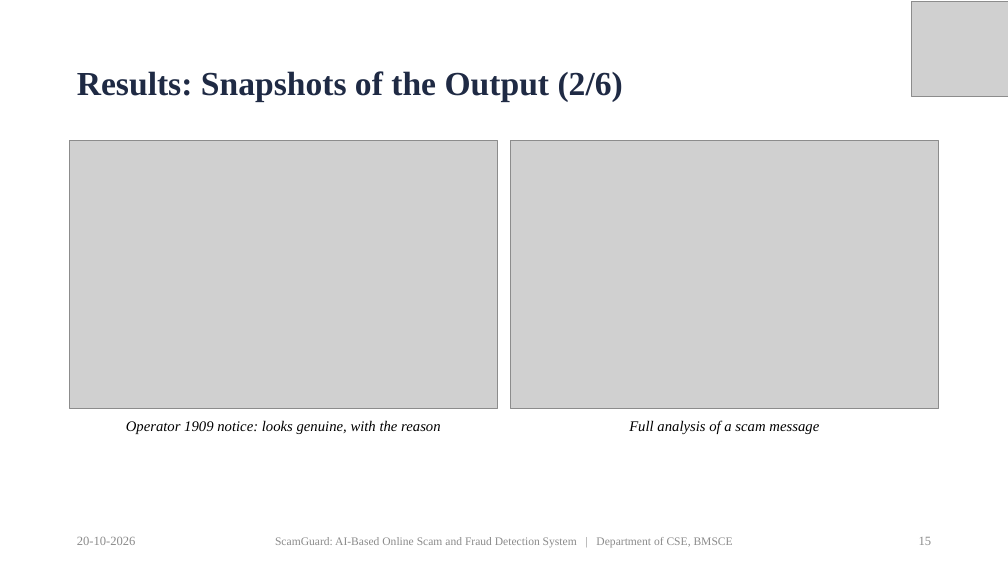
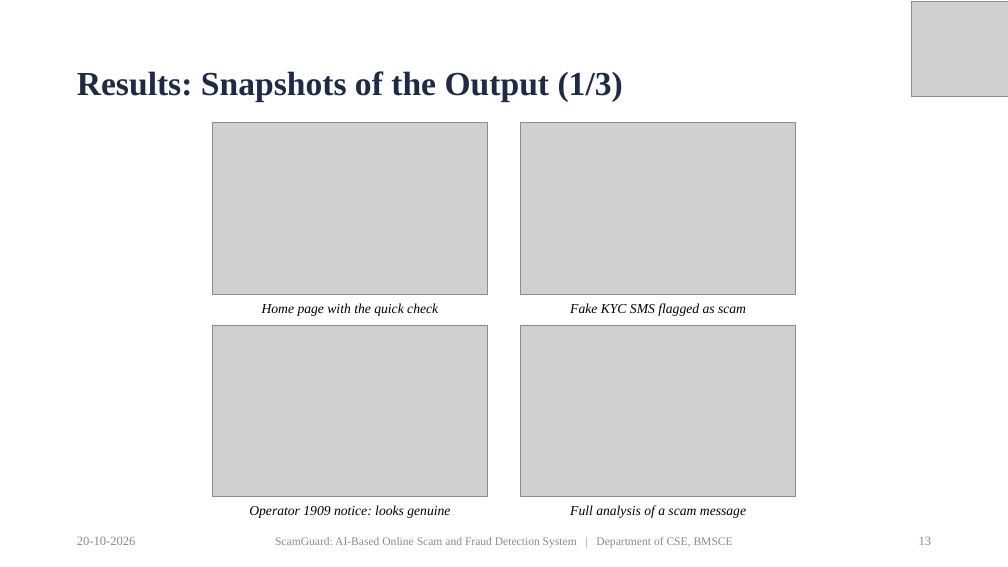
Before and after one commit to priyamthakur275/ScamGuard-AI, a slide deck: slide 13 of docs/presentation/ScamGuard_PP2_Presentation.pptx (slide 15 before the commit). Drawn at 1008x567 pixels with LibreOffice and Linux fonts; fonts in the diff are those of the drawing; grey boxes stand for pictures. Boxes give left, top, right and bottom in pixels: in the first picture for what was removed or moved away, otherwise in the second. Text is boxed around its words. In the diff, an @@ line names an element or a change of style, - is before the commit and + after.

Commit message:
Final copies: report layout pass, balanced paper columns, 20-slide presentation

```diff
--- a/docs/presentation/ScamGuard_PP2_Presentation.pptx
+++ b/docs/presentation/ScamGuard_PP2_Presentation.pptx
@@ title at box(77, 71, 623, 102): text changed @@
-Results: Snapshots of the Output (2/6)
+Results: Snapshots of the Output (1/3)
@@ picture added at box(212, 123, 488, 294) @@
@@ picture added at box(521, 123, 796, 294) @@
@@ picture: place and size @@
-picture at box(70, 141, 498, 408)
+picture at box(212, 325, 488, 497)
@@ text added at box(262, 303, 438, 316), 13 pt, text #000000, italic @@
+Home page with the quick check
@@ picture: place and size @@
-picture at box(510, 141, 939, 408)
+picture at box(521, 325, 796, 497)
@@ text added at box(570, 303, 746, 316), 13 pt, text #000000, italic @@
+Fake KYC SMS flagged as scam
@@ text at box(249, 505, 450, 518): text changed; size 14 to 13 pt @@
-Operator 1909 notice: looks genuine, with the reason
+Operator 1909 notice: looks genuine
@@ text "Full analysis of a scam ...": place and size @@
-text "Full analysis of a scam ..." at box(629, 420, 819, 434)
+text "Full analysis of a scam ..." at box(570, 505, 746, 518)
@@ text "Full analysis of a scam ..." at box(570, 505, 746, 518): size 14 to 13 pt @@
@@ page number at box(919, 537, 932, 545): text changed @@
-15
+13
```
Also in this commit, not shown: 4 other slides changed, 5 slides removed, 4 other files.
